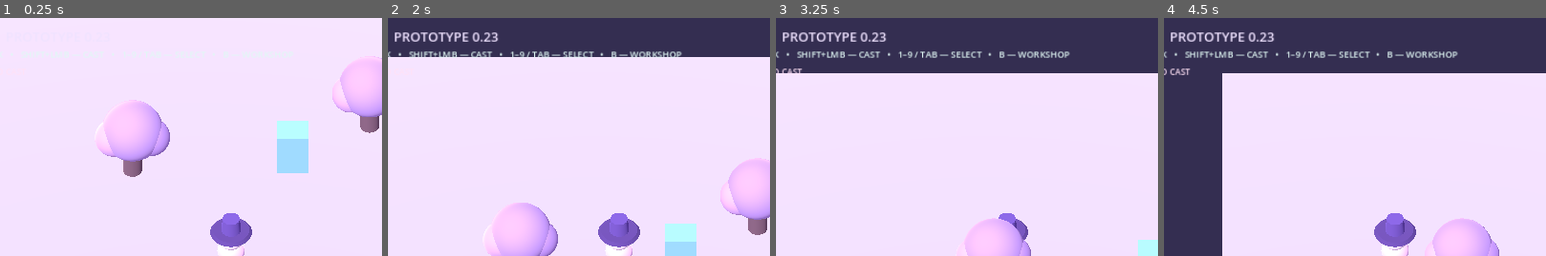
Above: before the commit, frames 1-4 (left to right).
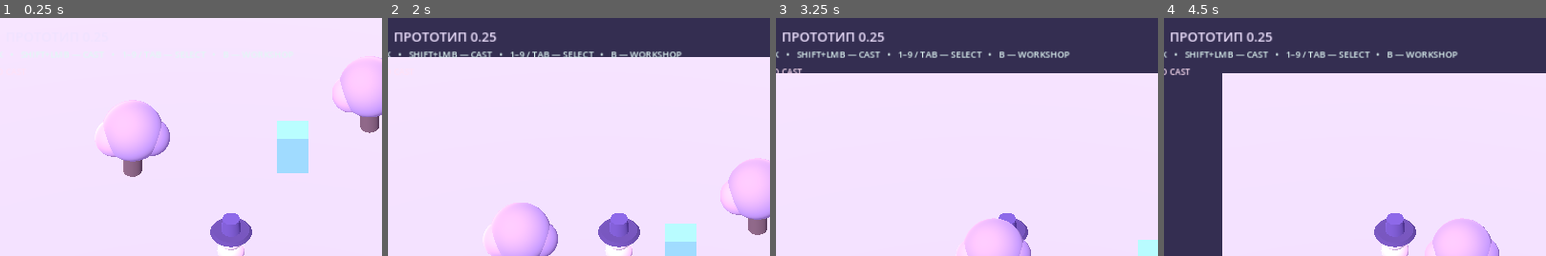
Above: after the commit, the same moments.

Repository: 0ri-space-cat/luna-dev-mode
Game: Godot game, scene res://scenes/main.tscn
Same seed, same stepped clock (60 frames per second), same inputs: the game is played once before the commit and once after it.
Inputs (mouse positions are % of the whole screen's width and height, from its top left):
- Up to frame 1 (0.25 s): no input
- Up to frame 2 (2 s): click "ENGLISH" at 0.5 s; tap Enter at 1.25 s; move the mouse to (45, 70) at 1.27 s; hold W (move_forward) from 1.28 s (still down); tap Z at 1.35 s; click (45, 70) at 1.42 s
- Up to frame 3 (3.25 s): release W (move_forward) at 2 s; drag from (80, 65) to (45, 70) at 2.02 s; tap Space at 2.75 s; move the mouse to (20, 35) at 2.77 s; hold A (move_left) from 2.78 s (still down); tap 9 at 2.85 s
- Up to frame 4 (4.5 s): release A (move_left) at 3.5 s; drag from (55, 50) to (20, 35) at 3.52 s; click "DONE" at 4.25 s
The pictures show only the part of the screen within x 20-70%, y 0-50%; the shares and areas given below are measured in that part.

The runs differ from the first frame. In frame 2, 0.7% of the frame differs, in the area x 2-29%, y 6-10%; in frame 3, 0.7%; in frame 4, 0.7%.

Commit message:
chore: mark verified systemic game foundation as 0.25

Diff:
--- a/scripts/main.gd
+++ b/scripts/main.gd
@@ -508,7 +508,7 @@
 	layer.add_child(pause_tint)
 
 	var header := Label.new()
-	header.text = "LUNA: DEV MODE   ✦   ПРОТОТИП 0.23"
+	header.text = "LUNA: DEV MODE   ✦   ПРОТОТИП 0.25"
 	header.position = Vector2(24, 16)
 	header.add_theme_font_size_override("font_size", 22)
 	header.add_theme_color_override("font_color", Color("efe2ff"))
